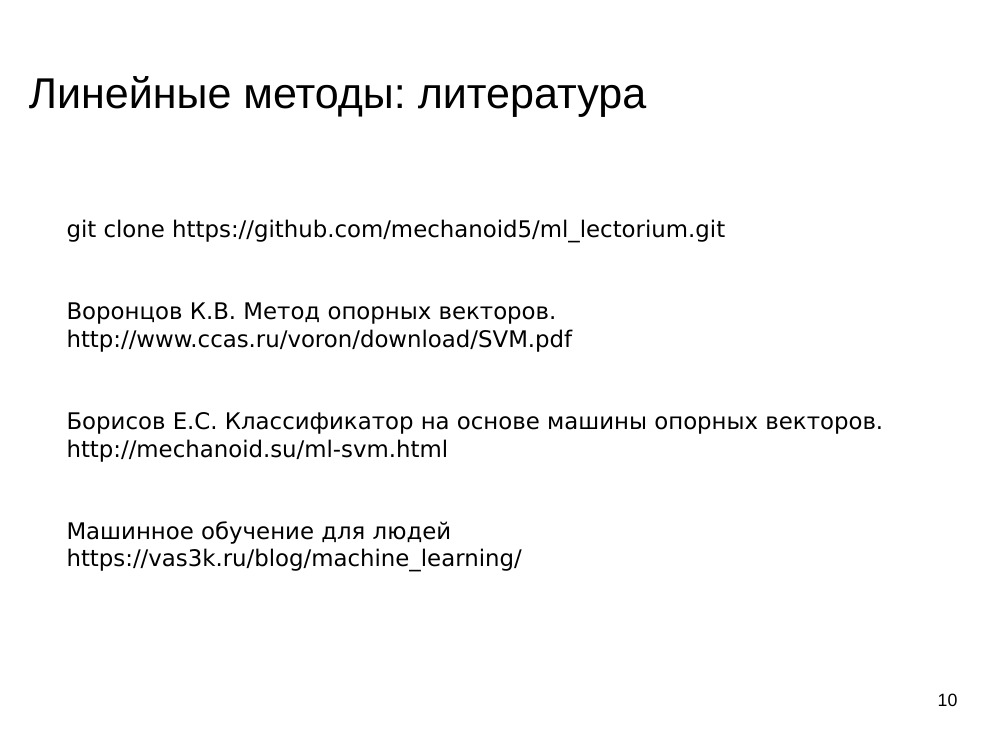
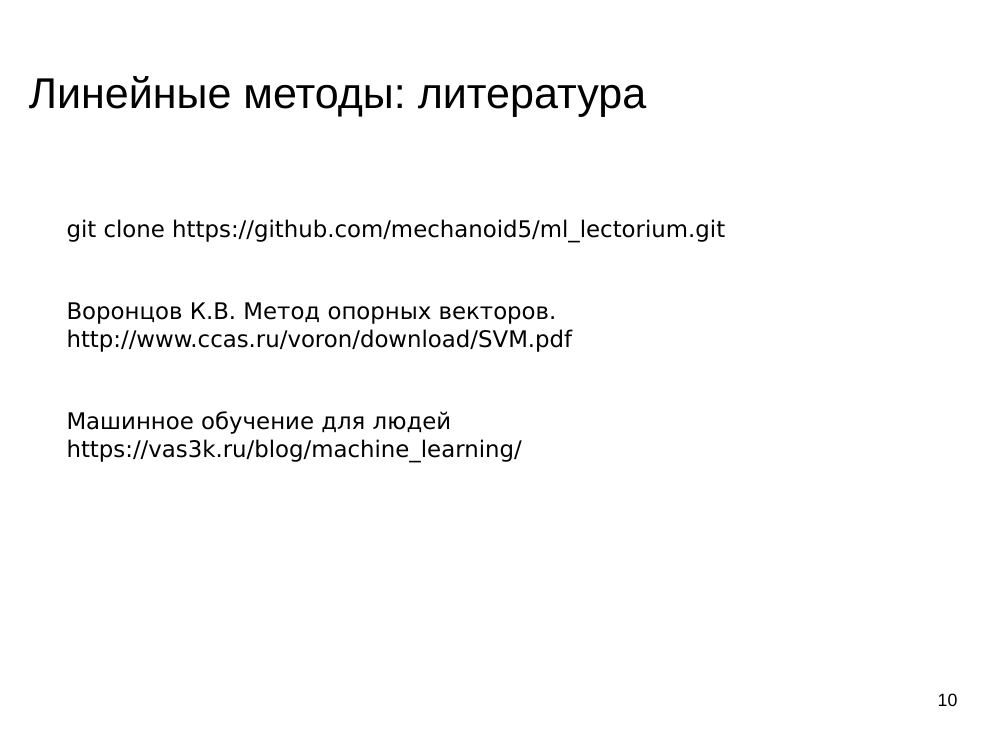
Before and after one commit to mechanoid5/ml_lectorium_legacy, a slide deck: slide 10 of 18-svm.odp. Drawn at 1008x756 pixels with LibreOffice and Linux fonts; fonts in the diff are those of the drawing; background and template pictures are left out. Boxes give left, top, right and bottom in pixels: in the first picture for what was removed or moved away, otherwise in the second. Text is boxed around its words. In the diff, an @@ line names an element or a change of style, - is before the commit and + after.

```diff
--- a/18-svm.odp
+++ b/18-svm.odp
@@ text at <box>67,412,883,462</box>: paragraph removed @@
-Борисов Е.С. Классификатор на основе машины опорных векторов. http://mechanoid.su/ml-svm.html
```
Also in this commit, not shown: 4 other slides changed, 4 slides added, 4 slides removed, 3 other files.
